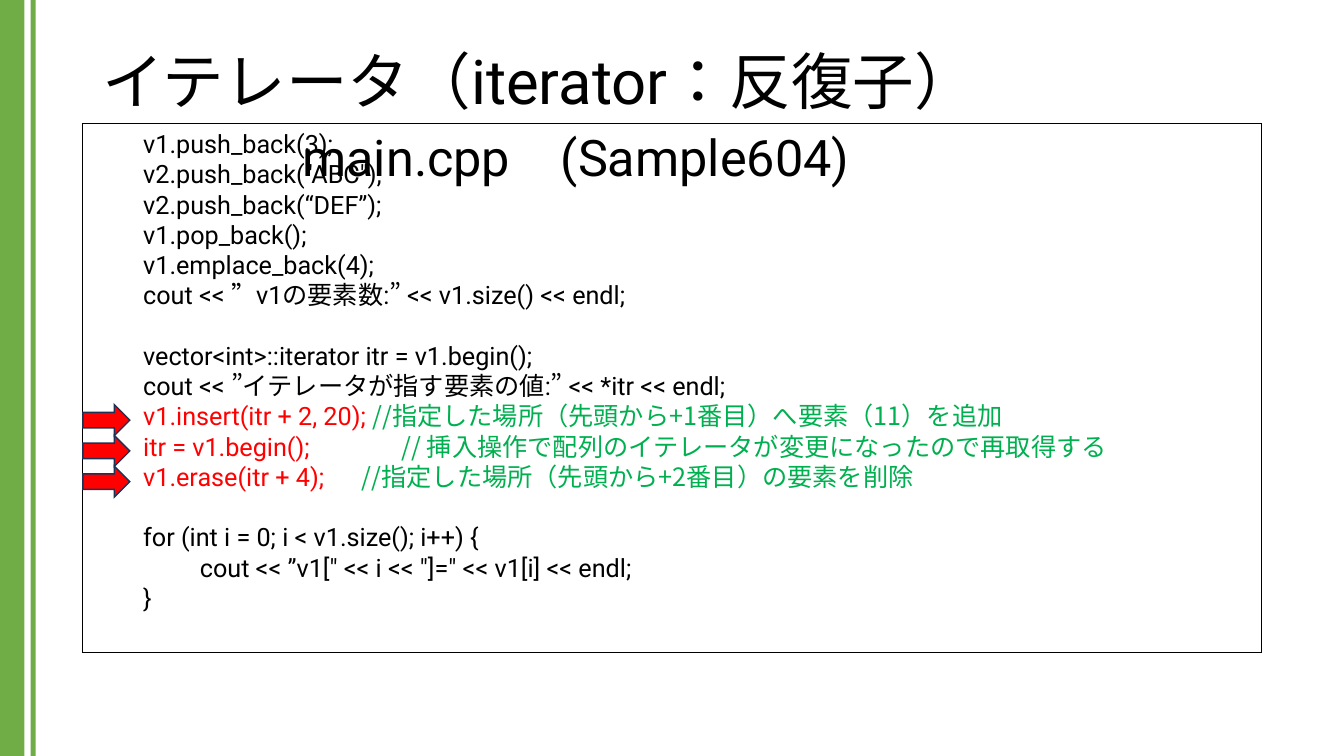
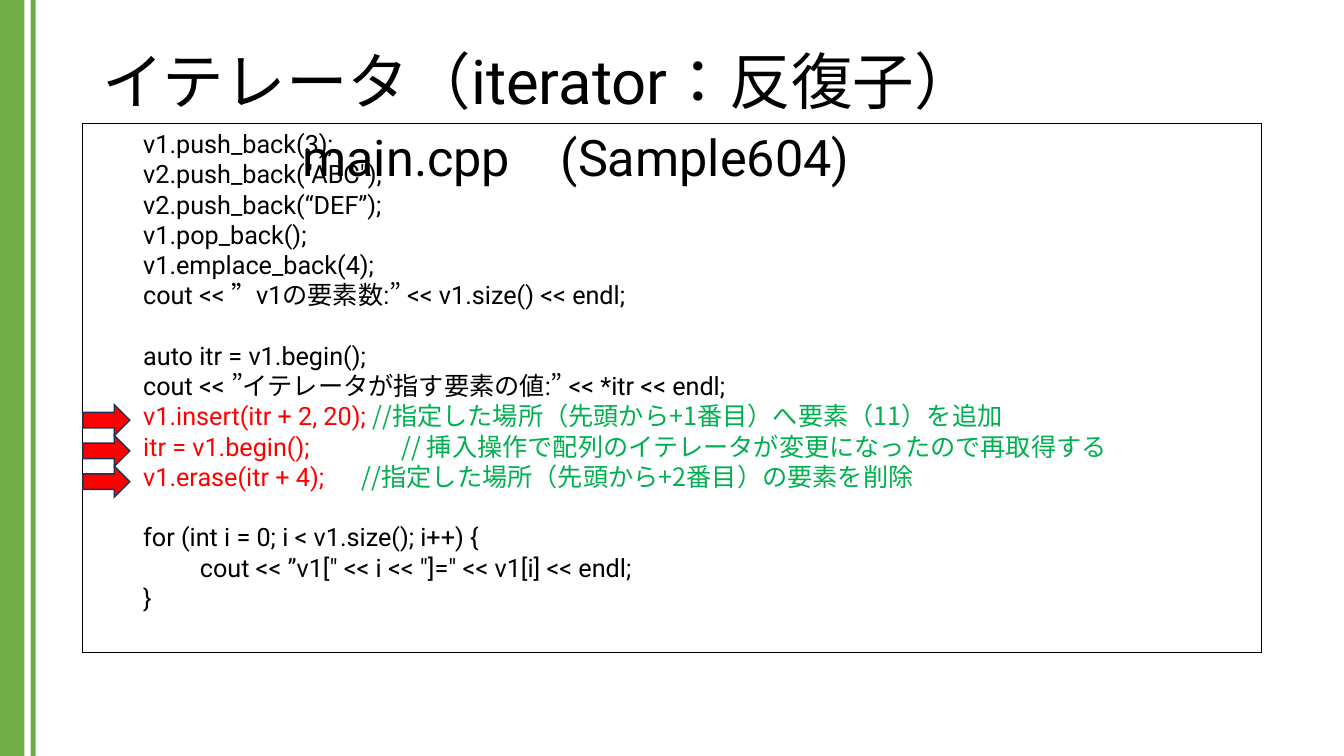
Before and after one commit to kic-murata/cpp2024, a slide deck: slide 24 of 授業資料/講義資料：Vectorクラス.pptx. Drawn at 1344x756 pixels with LibreOffice and Linux fonts; fonts in the diff are those of the drawing. Boxes give left, top, right and bottom in pixels: in the first picture for what was removed or moved away, otherwise in the second. Text is boxed around its words. In the diff, an @@ line names an element or a change of style, - is before the commit and + after.

```diff
--- a/授業資料/講義資料：Vectorクラス.pptx
+++ b/授業資料/講義資料：Vectorクラス.pptx
@@ text in rectangle at (143, 345, 366, 371): text changed @@
-vector<int>::iterator itr = v1.begin();
+auto itr = v1.begin();
```
Also in this commit, not shown: 1 other slide changed, 4 slides added, 2 slides removed, 1 other file.
